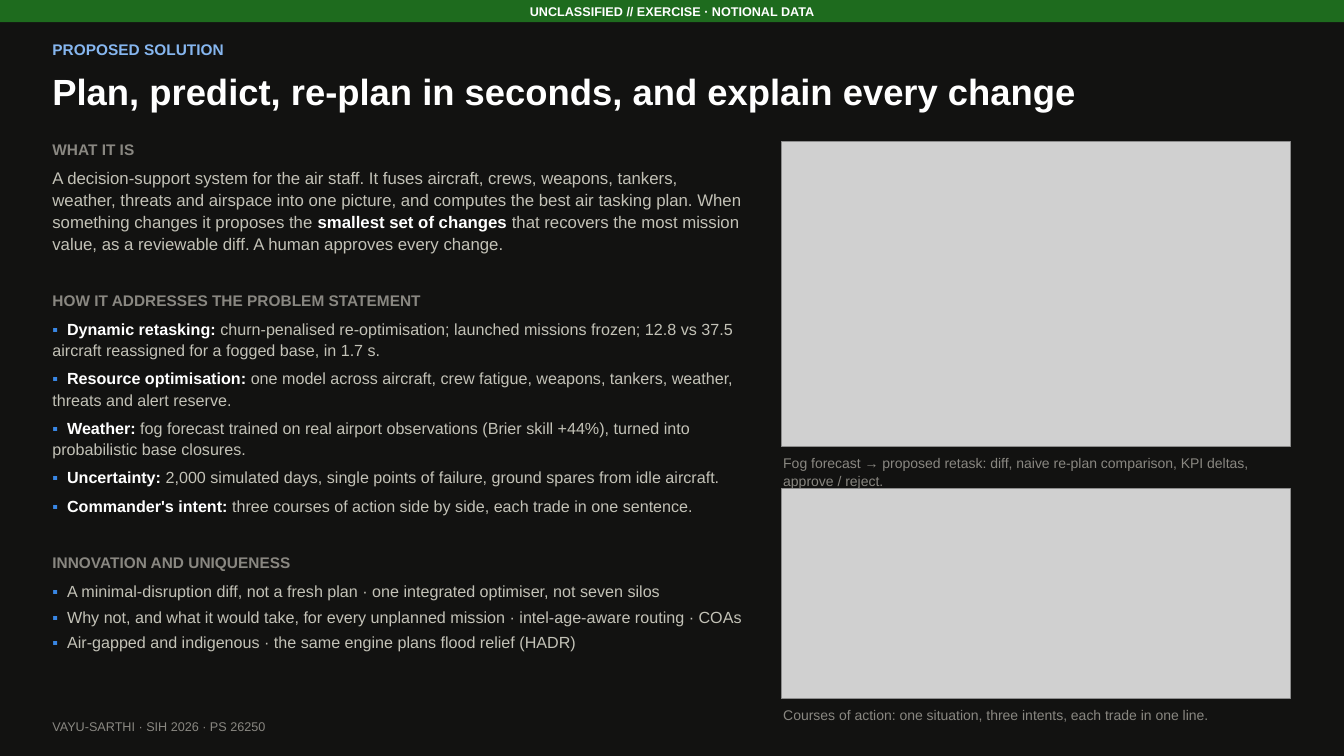
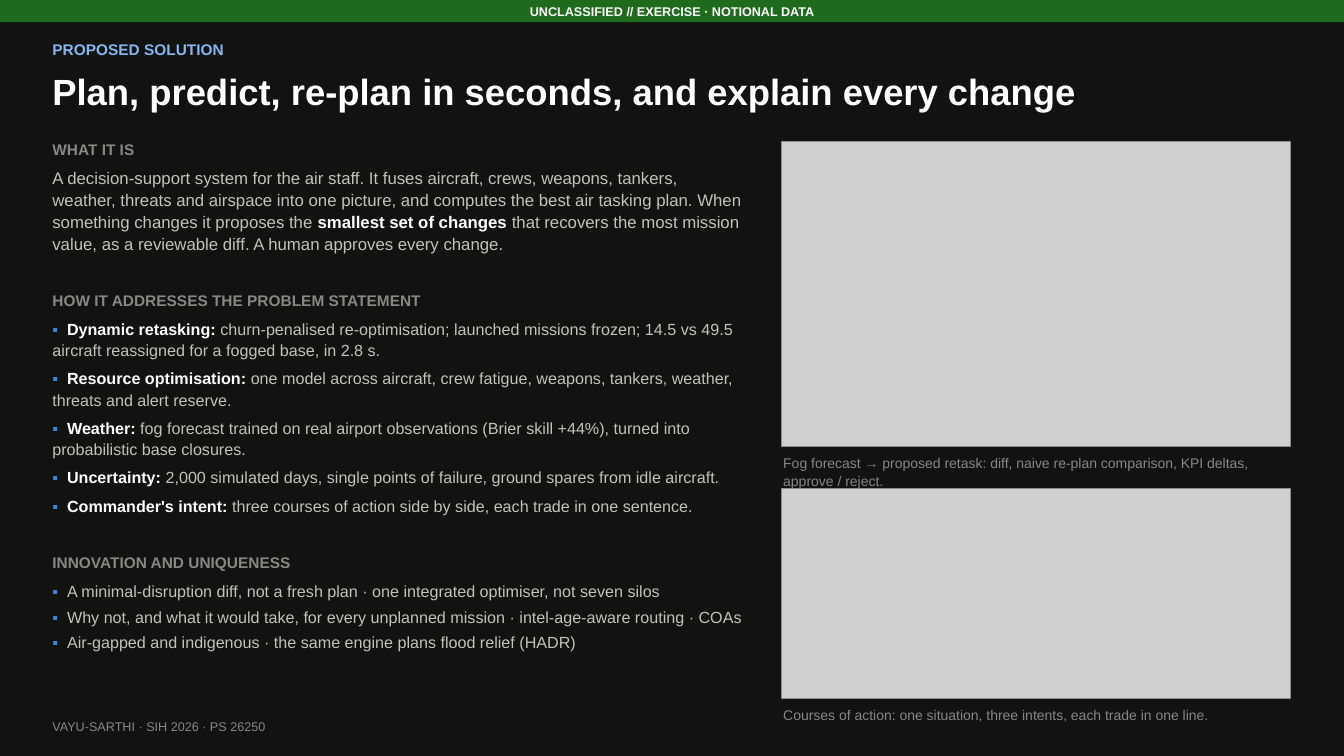
Before and after one commit to DeepakSinghhh/Air-power-Dynamic, a slide deck: slide 2 of docs/VAYU-SARTHI_SIH2026_idea.pptx. Drawn at 1344x756 pixels with LibreOffice and Linux fonts; fonts in the diff are those of the drawing; grey boxes stand for pictures. Boxes give left, top, right and bottom in pixels: in the first picture for what was removed or moved away, otherwise in the second. Text is boxed around its words. In the diff, an @@ line names an element or a change of style, - is before the commit and + after.

```diff
--- a/docs/VAYU-SARTHI_SIH2026_idea.pptx
+++ b/docs/VAYU-SARTHI_SIH2026_idea.pptx
@@ text at [52, 323, 732, 360]: text changed @@
-▪ Dynamic retasking: churn-penalised re-optimisation; launched missions frozen; 12.8 vs 37.5 aircraft reassigned for a fogged base, in 1.7 s.
+▪ Dynamic retasking: churn-penalised re-optimisation; launched missions frozen; 14.5 vs 49.5 aircraft reassigned for a fogged base, in 2.8 s.
```
Also in this commit, not shown: 2 other slides changed, 7 other files.
